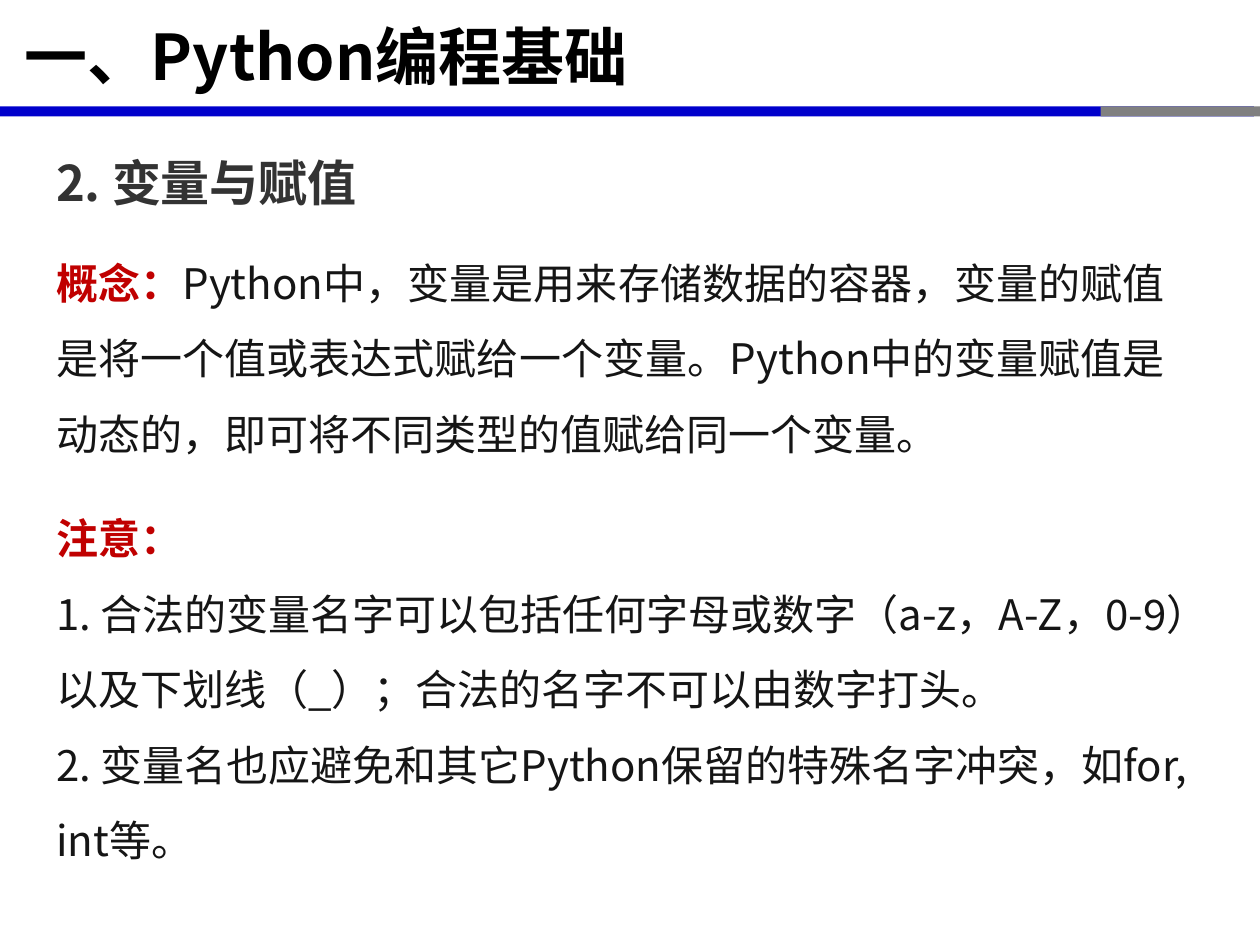
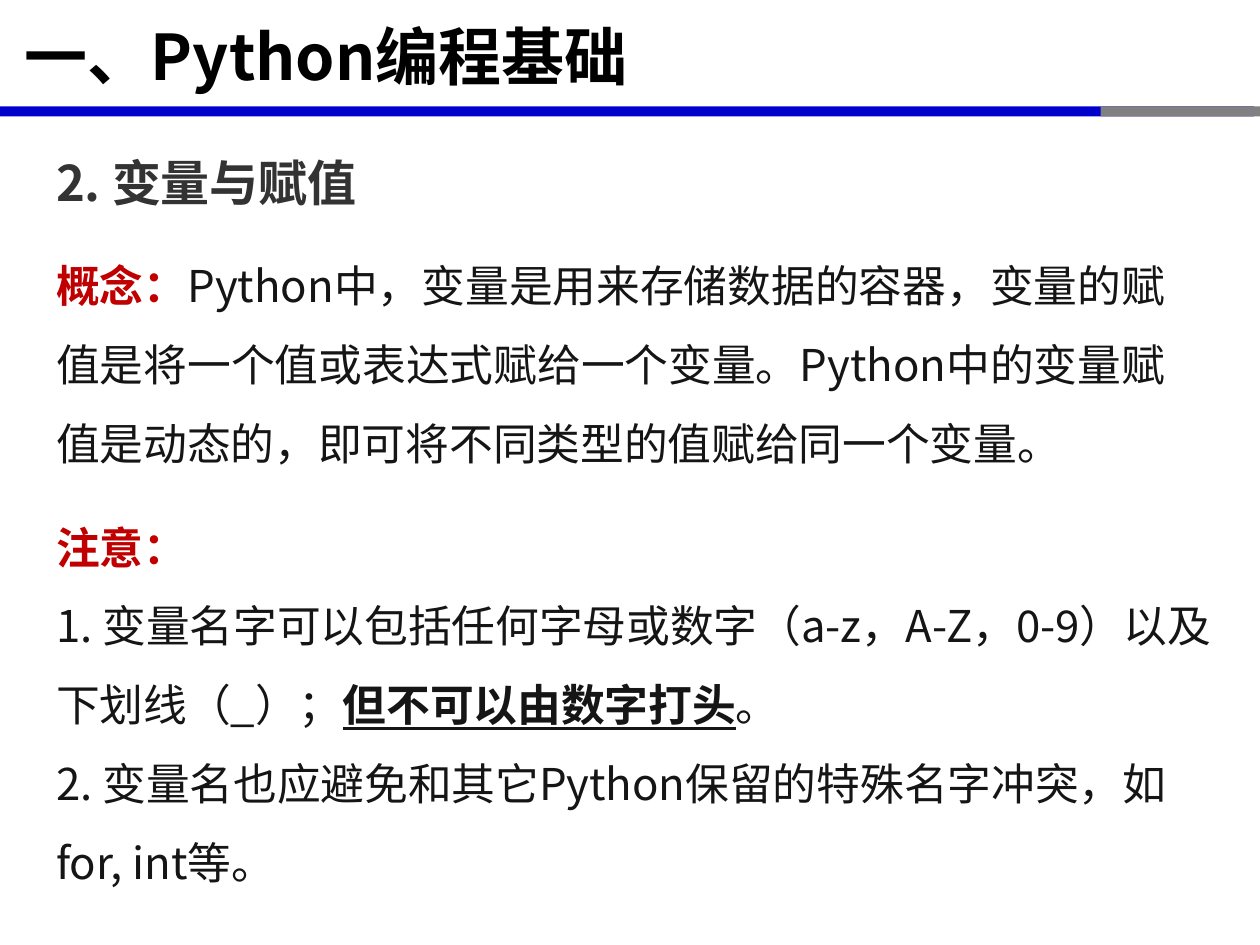
Before and after one commit to xinluo2018/open-source-gis-course, a slide deck: slide 8 of 第3章-开源GIS软件开发环境-6课时/第3章--开源GIS软件开发环境-Python编程基础-2学时.pptx. Drawn at 1260x945 pixels with LibreOffice and Linux fonts; fonts in the diff are those of the drawing. Boxes give left, top, right and bottom in pixels: in the first picture for what was removed or moved away, otherwise in the second. Text is boxed around its words. In the diff, an @@ line names an element or a change of style, - is before the commit and + after.

```diff
--- a/第3章-开源GIS软件开发环境-6课时/第3章--开源GIS软件开发环境-Python编程基础-2学时.pptx
+++ b/第3章-开源GIS软件开发环境-6课时/第3章--开源GIS软件开发环境-Python编程基础-2学时.pptx
@@ text at [56, 264, 1165, 465]: size 24 to 25 pt @@
@@ text "注意：": place and size @@
-text "注意：" at [56, 518, 1209, 860]
+text "注意：" at [56, 526, 1211, 887]
@@ text at [56, 526, 1166, 887]: size 24 to 25 pt in "注意：", "2. 变量名也应避免和其它Python保留的特殊名字冲突，如for, int等。" @@
@@ text at [56, 604, 1211, 730]: text changed; size 24 to 25 pt @@
-1. 合法的变量名字可以包括任何字母或数字（a-z，A-Z，0-9）以及下划线（_）；合法的名字不可以由数字打头。
+1. 变量名字可以包括任何字母或数字（a-z，A-Z，0-9）以及下划线（_）；但不可以由数字打头。
```
Also in this commit, not shown: 8 other slides changed, 10 slides added, 9 other files.
